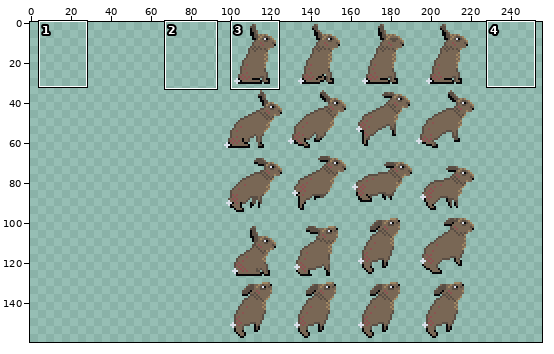
Sprite sheet, stored at res/hare.png. The first picture is a wide view before the edit; the outline marks the close-up.
Close-up. Before the edit:
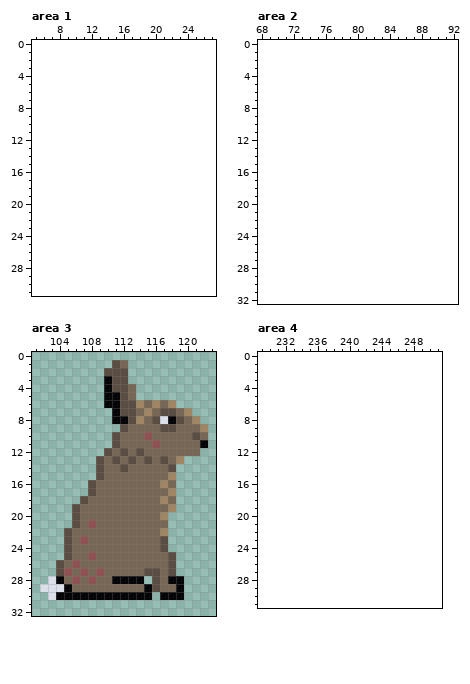
The file is 128x160 pixels. Shown: area 1: x 5..27, y 0..31; area 2: x 68..92, y 0..32; area 3: x 101..123, y 0..32; area 4: x 229..251, y 0..31. The old version is drawn lined up with the new one, on the new canvas. The commit also changed other parts of the picture, which this record leaves out.
Once edited:
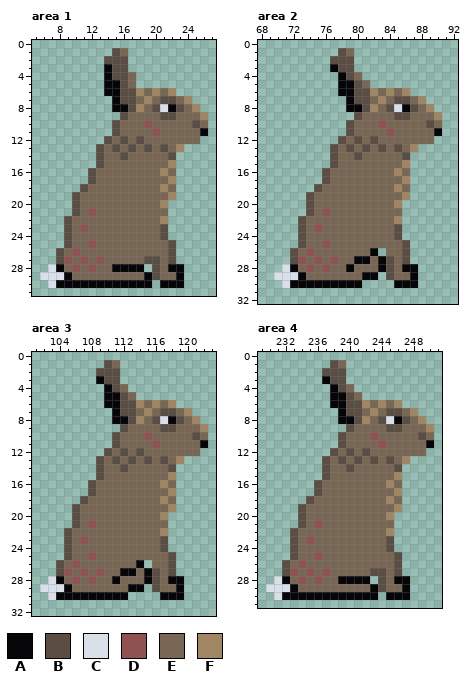
Palette (. is transparent): A #060608  B #5a4e44  C #dae0ea  D #8e5252  E #796755  F #a08662
From old to new:
canvas 128x160 -> 256x160, the old top-left corner now at 96,0
Changed rows in their new state; - is an unchanged pixel.
Area 1:
first column x 6:
 1 ---------BE----------
 2 --------BBB----------
 3 --------ABB----------
 4 --------ABBE---------
 5 --------AABE---------
 6 --------AABBFEFEF----
 7 ---------ABBEFEBBEF--
 8 ---------AABFEBCABEF-
 9 ----------BEEEEBBEEEF
10 ---------BEEEDEEEEEBE
11 ---------BEEEEDEEEEEA
12 --------BEBEBEEEEEEE-
13 -------BEBEBEBEBEF---
14 -------BEEBEEEEEB----
15 -------BEEEEEEEEF----
16 ------BEEEEEEEEFE----
17 ------BEEEEEEEEEF----
18 -----BEEEEEEEEEFE----
19 ----BEEEEEEEEEEEF----
20 ----BEEEEEEEEEEF-----
21 ----BEDEEEEEEEEE-----
22 ---BEEEEEEEEEEEF-----
23 ---BEDEEEEEEEEEB-----
24 ---BEEEEEEEEEEEB-----
25 ---BEEDEEEEEEEEEB----
26 --BEDEEEEEEEEEEEB----
27 --BDEDEDEEEEEBBEB----
28 -CAEDEDEEAAAA-BEAA---
29 CCCAEEEEEEEEEABEEA---
30 -CAAAAAAAAAAAA-AAA---
Area 2:
first column x 70:
 1 --------BE-----------
 2 -------BBB-----------
 3 -------ABB-----------
 4 --------ABE----------
 5 --------AABE---------
 6 --------AABBFEFEF----
 7 ---------ABBEFEBBEF--
 8 ---------AABFEBCABEF-
 9 ----------BEEEEBBEEEF
10 ---------BEEEDEEEEEBE
11 ---------BEEEEDEEEEEA
12 --------BEBEBEEEEEEE-
13 -------BEBEBEBEBEF---
14 -------BEEBEEEEEB----
15 -------BEEEEEEEEF----
16 ------BEEEEEEEEFE----
17 ------BEEEEEEEEEF----
18 -----BEEEEEEEEEFE----
19 ----BEEEEEEEEEEEF----
20 ----BEEEEEEEEEEF-----
21 ----BEDEEEEEEEEE-----
22 ---BEEEEEEEEEEEF-----
23 ---BEDEEEEEEEEEB-----
24 ---BEEEEEEEEEEEB-----
25 ---BEEDEEEEEEEEEB----
26 --BEDEEEEEEEA-EEB----
27 --BDEDEDEEAAEABEB----
28 -CAEDEDEEAEEEABEAA---
29 CCCAEEEEEEEAA-BEEA---
30 -CAAAAAAAAA----AAA---
Area 3:
first column x 109:
 1 -BE.-
 2 B--.-
 3 AB-.-
 4 ---E.
first column x 112:
26 --A.
27 AA-A
28 EEEA
29 -AA.
30 -...
Area 4:
first column x 230:
 1 --------BE-----------
 2 -------BBB-----------
 3 -------ABB-----------
 4 --------ABE----------
 5 --------AABE---------
 6 --------AABBFEFEF----
 7 ---------ABBEFEBBEF--
 8 ---------AABFEBCABEF-
 9 ----------BEEEEBBEEEF
10 ---------BEEEDEEEEEBE
11 ---------BEEEEDEEEEEA
12 --------BEBEBEEEEEEE-
13 -------BEBEBEBEBEF---
14 -------BEEBEEEEEB----
15 -------BEEEEEEEEF----
16 ------BEEEEEEEEFE----
17 ------BEEEEEEEEEF----
18 -----BEEEEEEEEEFE----
19 ----BEEEEEEEEEEEF----
20 ----BEEEEEEEEEEF-----
21 ----BEDEEEEEEEEE-----
22 ---BEEEEEEEEEEEF-----
23 ---BEDEEEEEEEEEB-----
24 ---BEEEEEEEEEEEB-----
25 ---BEEDEEEEEEEEEB----
26 --BEDEEEEEEEEEEEB----
27 --BDEDEDEEEEEBBEB----
28 -CAEDEDEEAAAA-BEAA---
29 CCCAEEEEEEEEEABEEA---
30 -CAAAAAAAAAAAA-AAA---
Changed places in both close-ups, as pixel boxes (x1, y1, x2, y2):
added: (40, 48, 208, 288)
added: (274, 48, 442, 288)
changed: (96, 360, 136, 392)
changed: (120, 560, 152, 600)
added: (266, 360, 434, 600)
